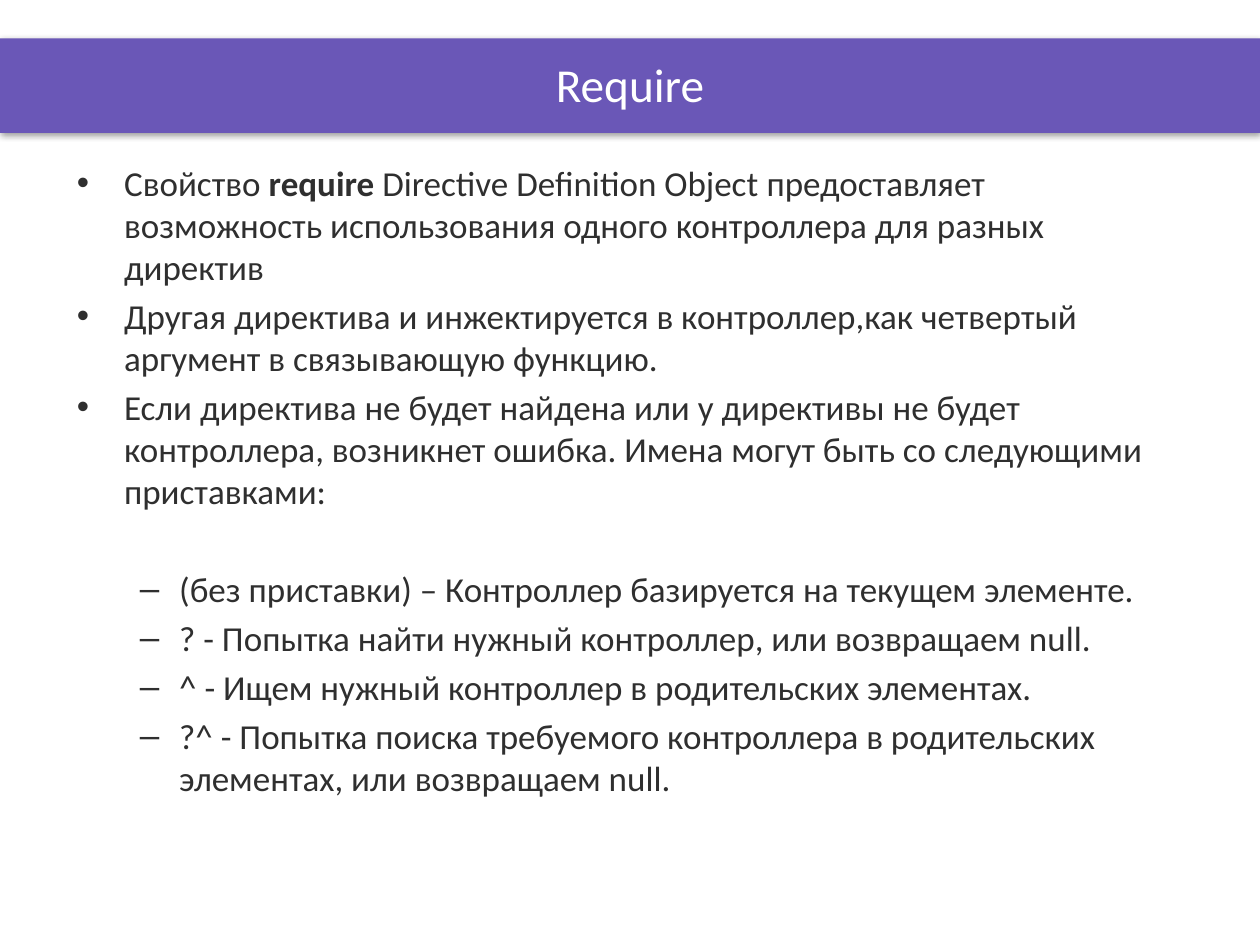
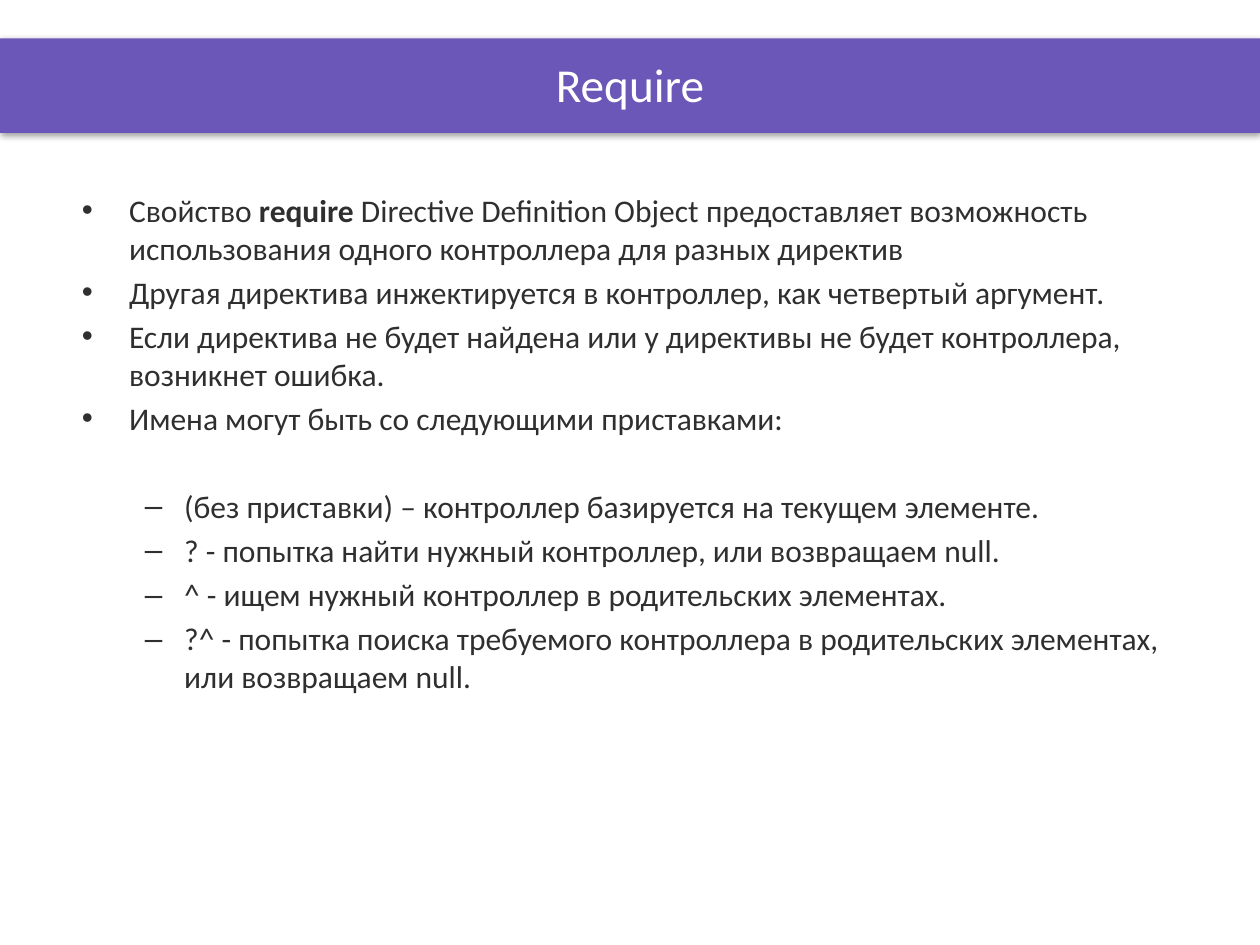
Before and after one commit to DinamickaDevelopment/ignite, a slide deck: slide 2 of AngularJS/lesson_18/Presentation/directives_2.pptx. Drawn at 1260x945 pixels with LibreOffice and Linux fonts; fonts in the diff are those of the drawing; background and template pictures are left out. Boxes give left, top, right and bottom in pixels: in the first picture for what was removed or moved away, otherwise in the second. Text is boxed around its words. In the diff, an @@ line names an element or a change of style, - is before the commit and + after.

```diff
--- a/AngularJS/lesson_18/Presentation/directives_2.pptx
+++ b/AngularJS/lesson_18/Presentation/directives_2.pptx
@@ text "Свойство require Directive Definition Object ..." moved from (x1=124, y1=171, x2=1142, y2=797) to (x1=129, y1=200, x2=1158, y2=693) @@
@@ text at (x1=129, y1=200, x2=1087, y2=265): size 20 to 18 pt in "Свойство require Directive Definition Object предоставляет в ..." @@
@@ text at (x1=129, y1=282, x2=1158, y2=693): text changed; size 20 to 18 pt @@
-• Другая директива и инжектируется в контроллер,как четвертый аргумент в связывающую функцию.
-• Если директива не будет найдена или у директивы не будет контроллера, возникнет ошибка. Имена могут быть со следующими приставками:
-  – (без приставки) – Контроллер базируется на текущем элементе.
-  – ? - Попытка найти нужный контроллер, или возвращаем null.
-  – ^ - Ищем нужный контроллер в родительских элементах.
-  – ?^ - Попытка поиска требуемого контроллера в родительских элементах, или возвращаем null.
+• Другая директива инжектируется в контроллер, как четвертый аргумент.
+• Если директива не будет найдена или у директивы не будет контроллера, возникнет ошибка.
+• Имена могут быть со следующими приставками:
+  – (без приставки) – контроллер базируется на текущем элементе.
+  – ? - попытка найти нужный контроллер, или возвращаем null.
+  – ^ - ищем нужный контроллер в родительских элементах.
+  – ?^ - попытка поиска требуемого контроллера в родительских элементах, или возвращаем null.
```
Also in this commit, not shown: 4 other slides changed, 11 other files.
